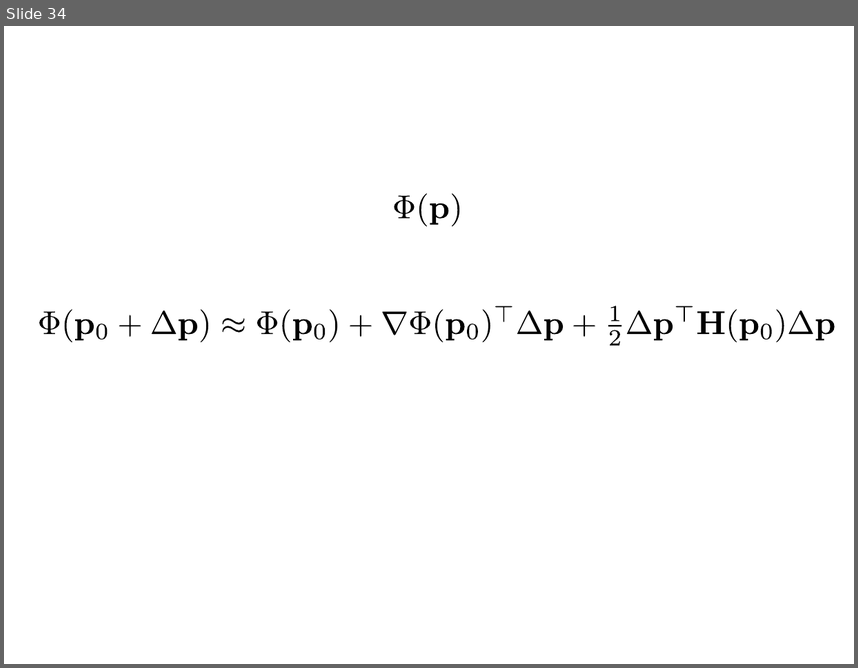
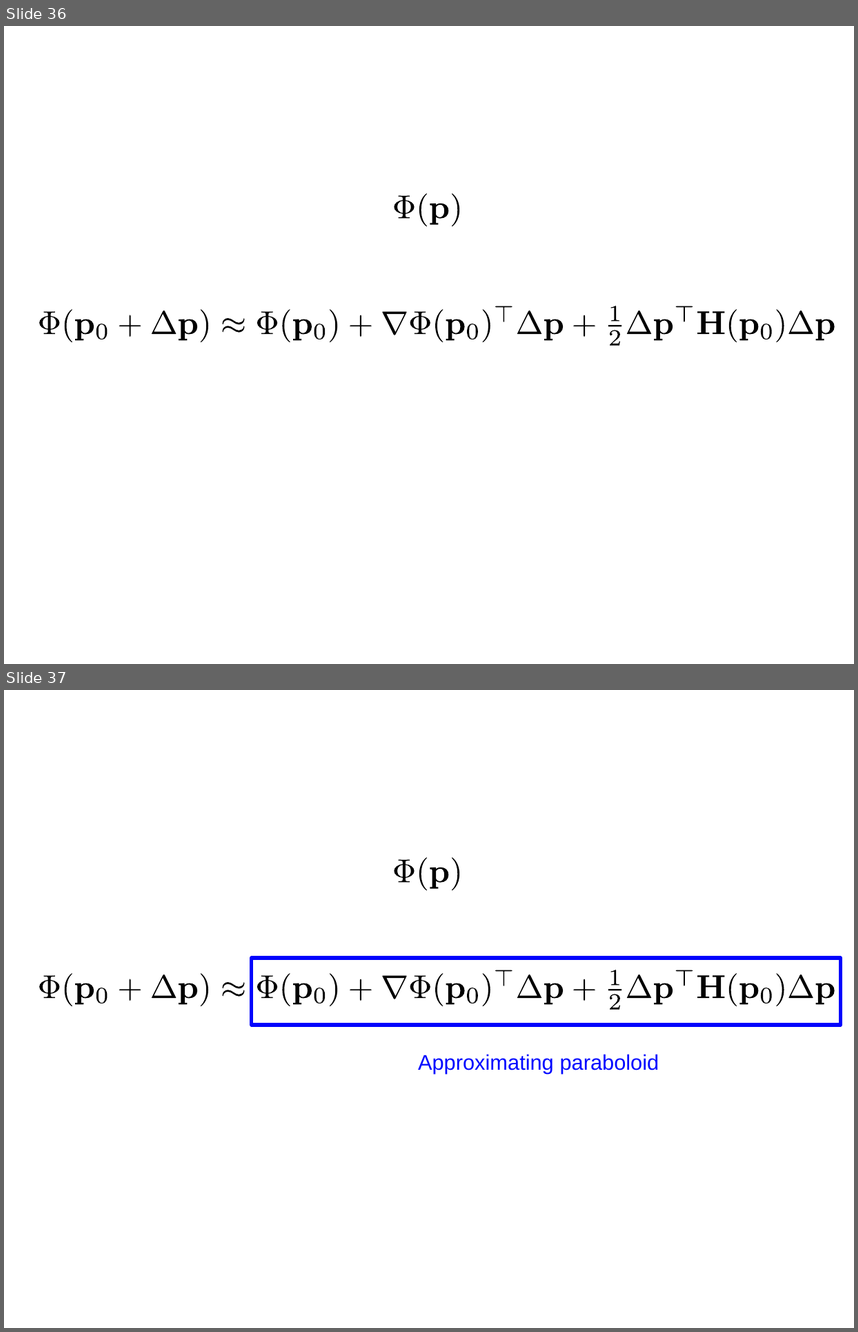
Before and after one commit to birocoles/Disciplina-metodos-computacionais, a slide deck: Content/Nonlinear_methods.odp. Shown one above the other, each under a label of ours: slide 34 before the commit, slides 36 and 37 after it. The pictures are 858x668 and 858x1332 pixels, drawn with LibreOffice and Linux fonts; fonts in the diff are those of the drawing. Boxes give left, top, right and bottom in pixels: in the first picture for what was removed or moved away, otherwise in the second. Text is boxed around its words. In the diff, an @@ line names an element or a change of style, - is before the commit and + after.

```diff
--- a/Content/Nonlinear_methods.odp
+++ b/Content/Nonlinear_methods.odp
@@ slide 37 added at (x1=4, y1=690, x2=854, y2=1328), background #FFFFFF @@
@@ group added at (x1=392, y1=858, x2=463, y2=891): 5 freeform shapes @@
@@ rectangle added at (x1=252, y1=958, x2=840, y2=1025), outline #0103FD 3 pt @@
@@ group added at (x1=40, y1=969, x2=835, y2=1009): 38 freeform shapes @@
@@ text added at (x1=418, y1=1054, x2=660, y2=1074), 18 pt, text #0007FF @@
+Approximating paraboloid
@@ what was slide 34 is now slide 36 @@
```
Also in this commit, not shown: 3 slides changed, 2 other slides added, 4 slides removed, 11 other files.
